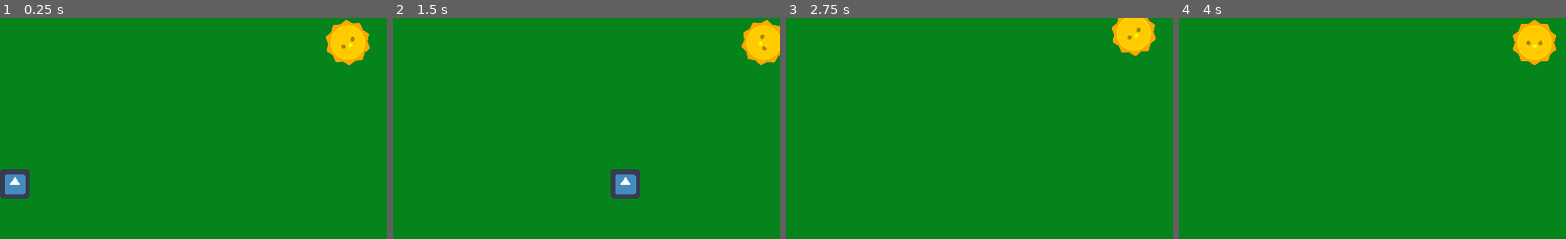
Above: before the commit, frames 1-4 (left to right).
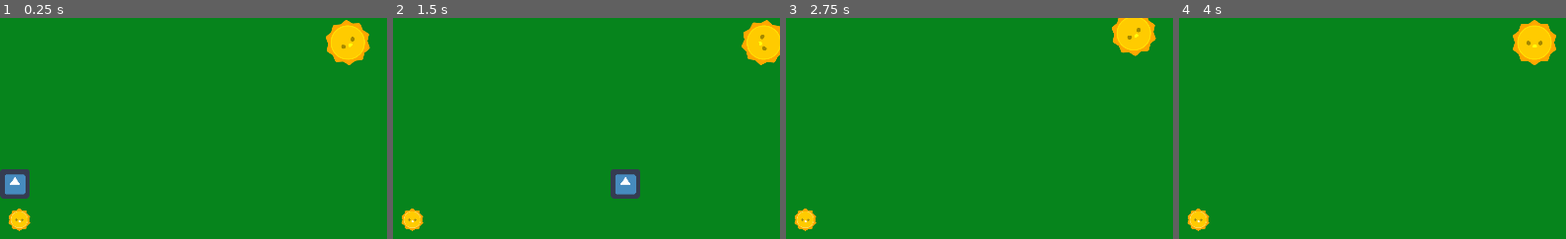
Above: after the commit, the same moments.

Repository: Szczocik/Pollinations_bee
Game: Godot game, scene res://Worlds/World_1.tscn
Two runs of this game, one before a commit and one after it. Both use one fixed random seed, a clock stepped at 60 frames per second and the inputs below. This scene is started directly instead of the project's main scene. The engine's default icon, where the game draws it, is replaced by a stand-in: a white triangle on a blue panel in a dark square.
Inputs (mouse positions are % of the whole screen's width and height, from its top left):
- Up to frame 1 (0.25 s): no input
- Up to frame 2 (1.5 s): move the mouse to (73, 45) at 0.52 s; move the mouse to (30, 55) at 1.27 s
- Up to frame 3 (2.75 s): move the mouse to (61, 28) at 2.02 s
- Up to frame 4 (4 s): move the mouse to (46, 70) at 2.77 s; move the mouse to (81, 65) at 3.52 s
The pictures show only the part of the screen within x 1-50%, y 50-100%; the shares and areas given below are measured in that part.

The runs differ from the first frame. In frame 1, 0.4% of the frame differs, in the area x 2-8%, y 86-97%; in frame 2, 0.4%; in frame 3, 0.4%; in frame 4, 0.4%.

Commit message:
down_score

Diff:
--- a/NPCs/Worm.gd
+++ b/NPCs/Worm.gd
@@ -5,3 +5,8 @@
 
 func _physics_process(delta):
 	global_position.y += speed * delta
+
+func _on_Worm2_body_entered(body):
+	if body is Player:
+		get_tree().call_group("player", "down_score")
+		queue_free()
--- a/NPCs/Worm2.tscn
+++ b/NPCs/Worm2.tscn
@@ -7,3 +7,5 @@
 
 [node name="Sprite" parent="." index="1"]
 modulate = Color( 0.882353, 0.294118, 0.0901961, 1 )
+
+[connection signal="body_entered" from="." to="." method="_on_Worm2_body_entered"]
--- a/Player/Player.gd
+++ b/Player/Player.gd
@@ -1,4 +1,5 @@
 extends KinematicBody2D
+class_name Player
 
 export (int) var min_move_speed = 200
 export (int) var max_move_speed = 350
@@ -63,6 +64,11 @@
 	if score >= 6:
 		$MenuTimer.start()
 
+func down_score():
+	score -= 1
+	if score >= 0:
+		$MenuTimer.start()
+
 func pollition_effect():
 	$Pollination.emitting = true
 	$ShakeAnimation.play("shake")
--- a/Worlds/World_1.tscn
+++ b/Worlds/World_1.tscn
@@ -168,6 +168,7 @@
 [node name="Player" parent="." instance=ExtResource( 4 )]
 position = Vector2( 640, 630 )
 z_index = 1
+score = 1
 flower = ExtResource( 3 )
 
 [node name="WormSpawner" type="Node" parent="."]
--- a/project.godot
+++ b/project.godot
@@ -7,6 +7,16 @@
 ;   param=value ; assign values to parameters
 
 config_version=4
+
+_global_script_classes=[ {
+"base": "KinematicBody2D",
+"class": "Player",
+"language": "GDScript",
+"path": "res://Player/Player.gd"
+} ]
+_global_script_class_icons={
+"Player": ""
+}
 
 [application]
 
